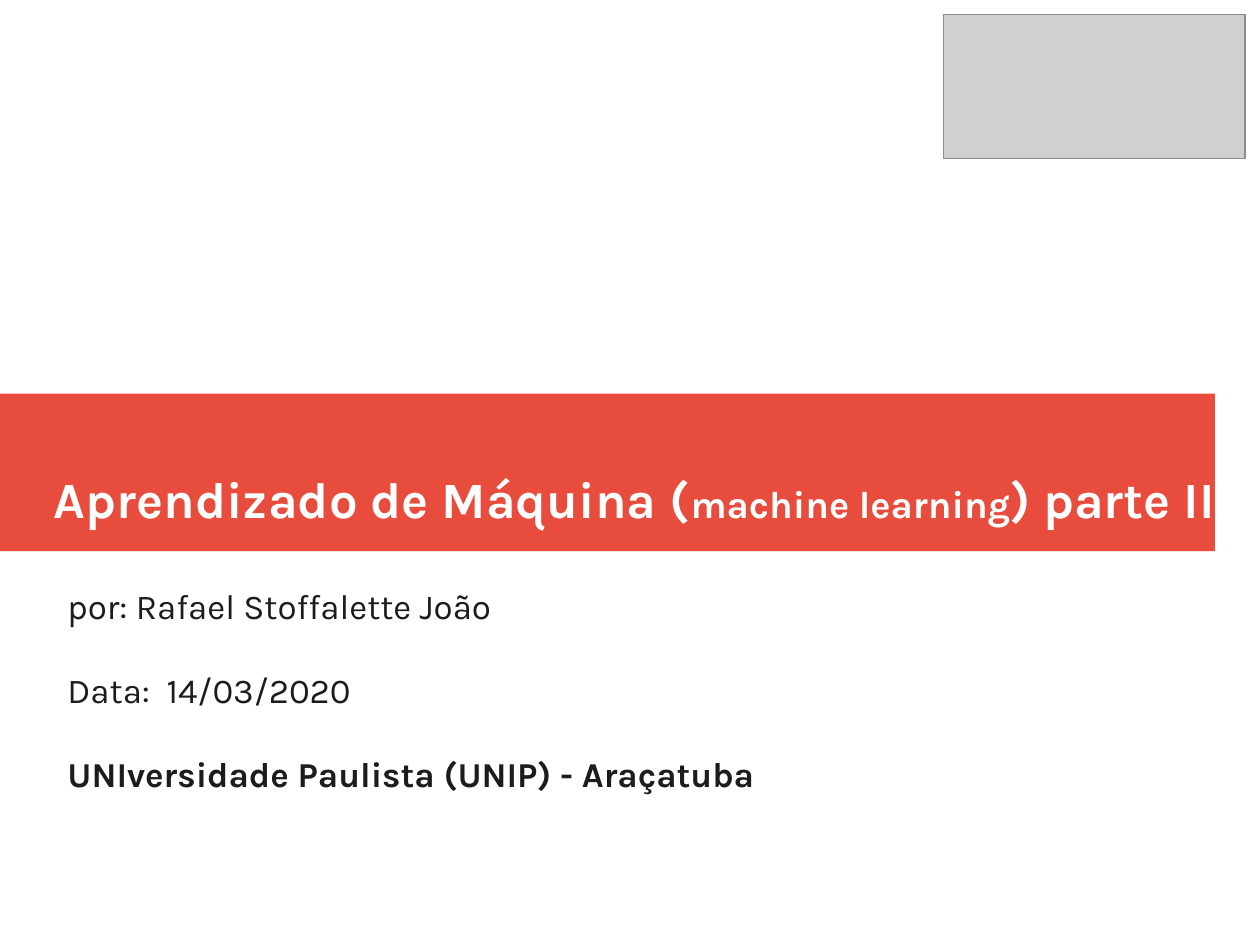
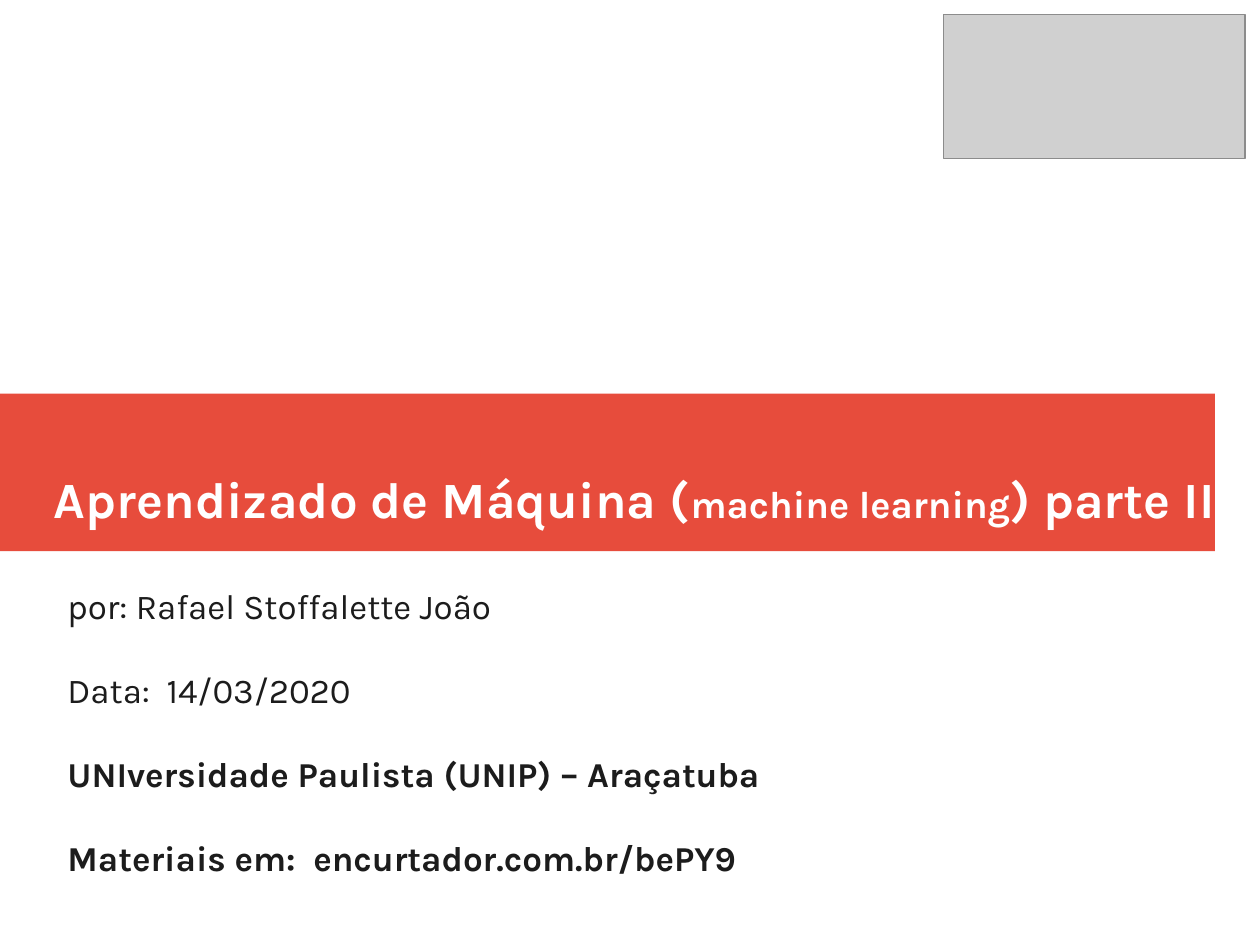
Before and after one commit to rafaelstojoao/pos-unip, a slide deck: slide 1 of [2020][modulo][Machine_Learning]/[aula]02[Agrupamento].odp. Drawn at 1260x945 pixels with LibreOffice and Linux fonts; fonts in the diff are those of the drawing; grey boxes stand for pictures. Boxes give left, top, right and bottom in pixels: in the first picture for what was removed or moved away, otherwise in the second. Text is boxed around its words. In the diff, an @@ line names an element or a change of style, - is before the commit and + after.

```diff
--- a/[2020][modulo][Machine_Learning]/[aula]02[Agrupamento].odp
+++ b/[2020][modulo][Machine_Learning]/[aula]02[Agrupamento].odp
@@ subtitle at bbox=[67, 761, 759, 874]: text changed @@
-UNIversidade Paulista (UNIP) - Araçatuba
+UNIversidade Paulista (UNIP) – Araçatuba
+Materiais em: encurtador.com.br/bePY9
```
Also in this commit, not shown: 6 other slides changed, 1 slide added, 4 other files.
